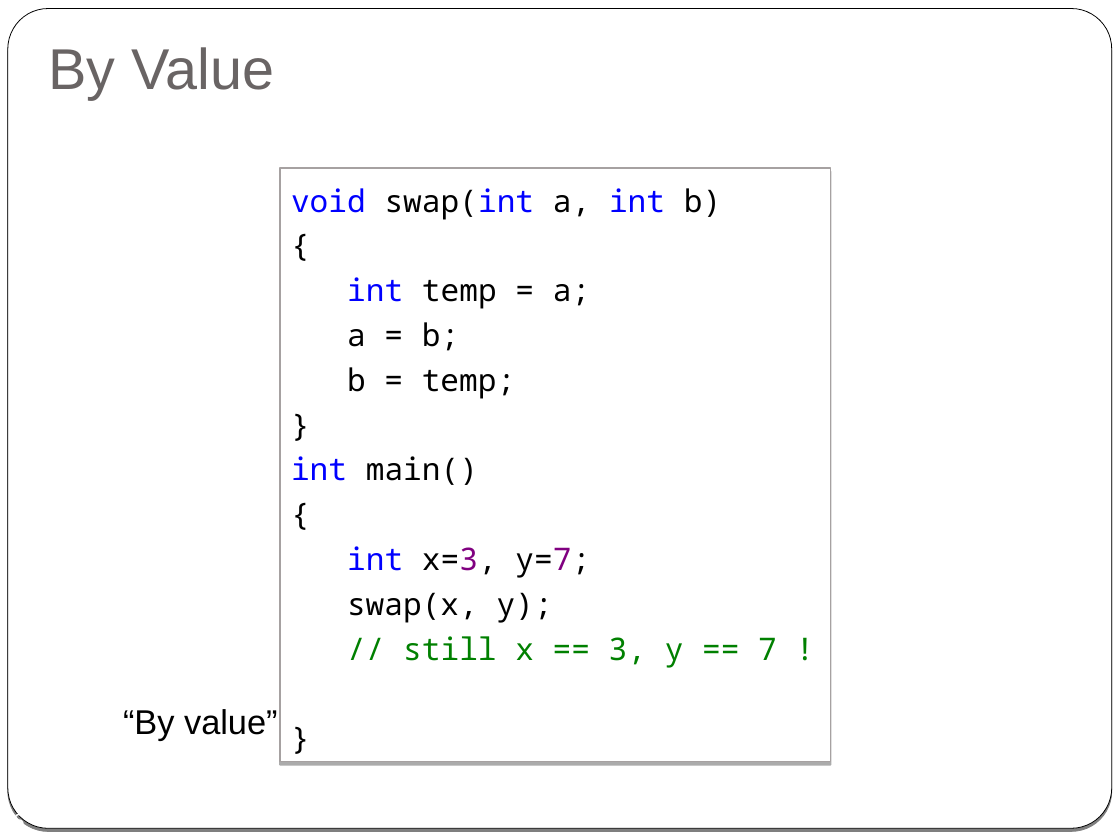
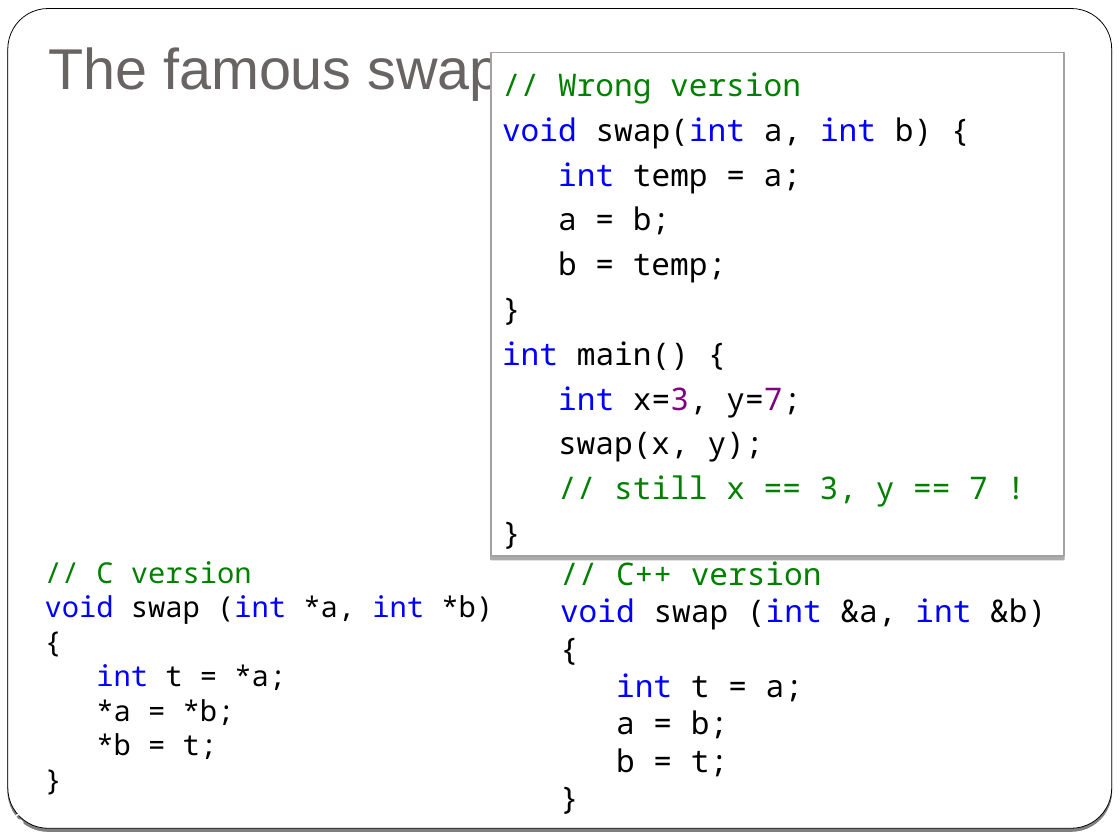
Before and after one commit to cpp-at-ariel/cpp-5778, a slide deck: slide 6 of week03-reference-const/slides-reference.odp. Drawn at 1120x840 pixels with LibreOffice and Linux fonts; fonts in the diff are those of the drawing. Boxes give left, top, right and bottom in pixels: in the first picture for what was removed or moved away, otherwise in the second. Text is boxed around its words. In the diff, an @@ line names an element or a change of style, - is before the commit and + after.

```diff
--- a/week03-reference-const/slides-reference.odp
+++ b/week03-reference-const/slides-reference.odp
@@ title at (x1=48, y1=47, x2=502, y2=100): text changed @@
-By Value
+The famous swap
@@ rectangle "// Wrong version" resized from (x1=280, y1=168, x2=831, y2=762) to (x1=491, y1=53, x2=1064, y2=557) @@
@@ text in rectangle at (x1=558, y1=72, x2=801, y2=104): paragraph added @@
+// Wrong version
@@ text added at (x1=45, y1=561, x2=493, y2=759), 18.5 pt, text #000000 @@
+// C version
+void swap (int *a, int *b) {
+int t = *a;
+*a = *b;
+*b = t;
+}
@@ text added at (x1=560, y1=556, x2=1046, y2=777), 20 pt, text #000000 @@
+// C++ version
+void swap (int &a, int &b) {
+int t = a;
+a = b;
+b = t;
+}
@@ text removed at (x1=123, y1=709, x2=449, y2=740) @@
-“By value” arguments cannot be changed!
```
Also in this commit, not shown: 9 other slides changed, 2 slides added, 4 slides removed, 25 other files.
